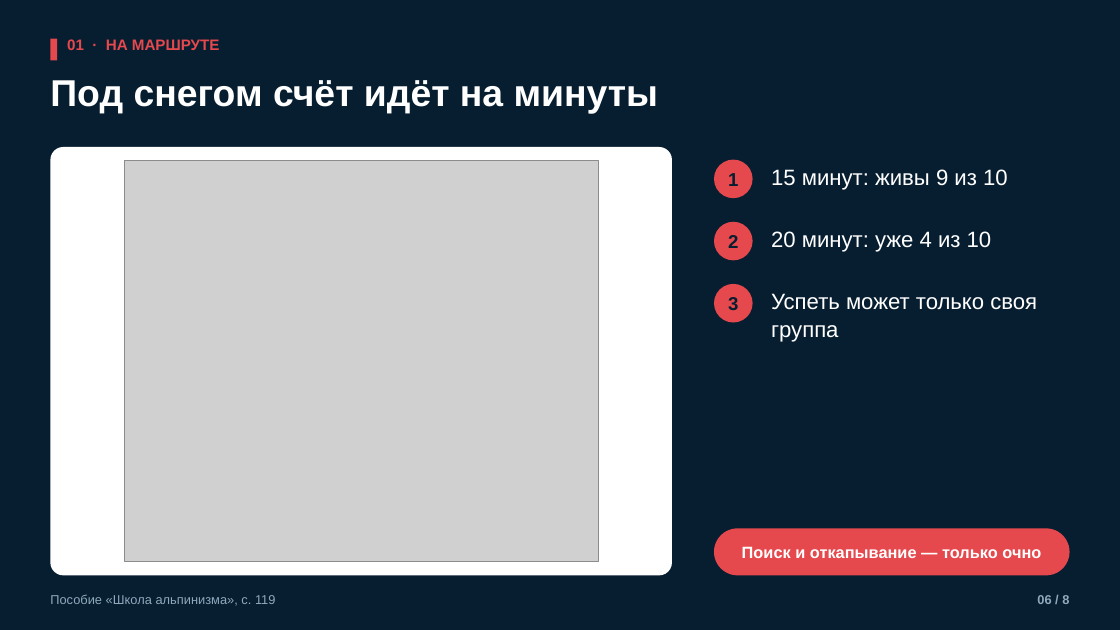
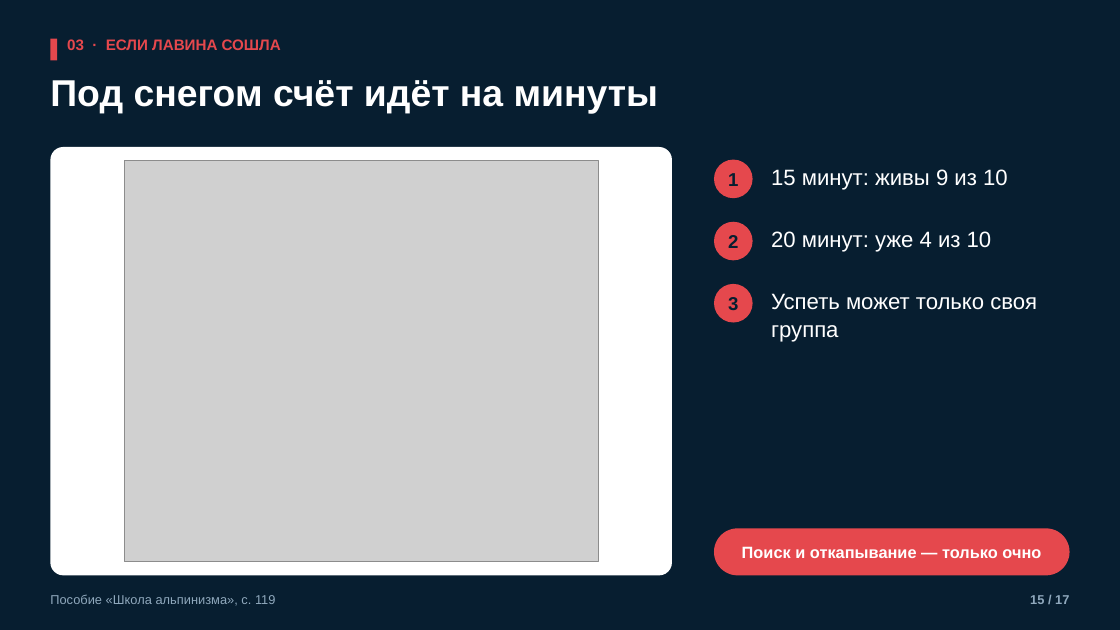
Before and after one commit to kirill54/far-education, a slide deck: slide 15 of presentations/lessons/M10-3_na-lavinoopasnom-marshrute.pptx (slide 6 before the commit). Drawn at 1120x630 pixels with LibreOffice and Linux fonts; fonts in the diff are those of the drawing; grey boxes stand for pictures. Boxes give left, top, right and bottom in pixels: in the first picture for what was removed or moved away, otherwise in the second. Text is boxed around its words. In the diff, an @@ line names an element or a change of style, - is before the commit and + after.

```diff
--- a/presentations/lessons/M10-3_na-lavinoopasnom-marshrute.pptx
+++ b/presentations/lessons/M10-3_na-lavinoopasnom-marshrute.pptx
@@ text at (67, 39, 281, 50): text changed @@
-01 · НА МАРШРУТЕ
+03 · ЕСЛИ ЛАВИНА СОШЛА
@@ text at (1030, 595, 1069, 604): text changed @@
-06 / 8
+15 / 17
```
Also in this commit, not shown: 7 other slides changed, 9 slides added, 32 other files.
